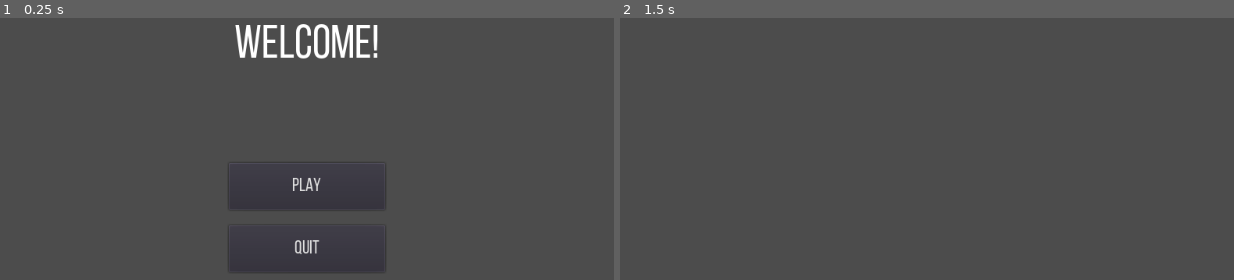
Above: before the commit, frames 1-2 (left to right).
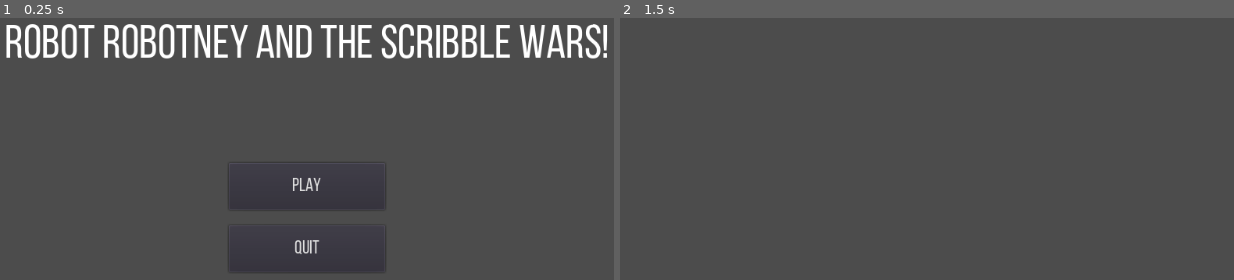
Above: after the commit, the same moments.

Repository: carter-null/02-Space-Shooter
Game: Godot game, scene res://Menu/Menu.tscn
Two runs of this game, one before a commit and one after it. Both use one fixed random seed, a clock stepped at 60 frames per second and the inputs below.
Inputs (mouse positions are in pixels of both pictures, inside the frame that each line leads up to):
- Up to frame 1 (0.25 s): no input
- Up to frame 2 (1.5 s): click "Play" at 0.5 s; tap Enter at 1.25 s; move the mouse to (1105, 138) at 1.27 s; hold D (right) from 1.28 s (still down); hold Space (shoot) from 1.28 s (still down)

The runs differ from the first frame. In frame 1, 6.4% of the frame differs, in the area x 0-99%, y 2-16%; in frame 2, nothing differs.

Commit message:
Add files via upload

Diff:
--- a/Menu/Menu.tscn
+++ b/Menu/Menu.tscn
@@ -23,9 +23,12 @@
 margin_right = 1024.0
 margin_bottom = 300.0
 custom_fonts/font = SubResource( 1 )
-text = "Welcome!"
+text = "Robot Robotney and The Scribble Wars!"
 align = 1
 valign = 1
+__meta__ = {
+"_edit_use_anchors_": false
+}
 
 [node name="Play" type="Button" parent="."]
 margin_left = 412.0
--- a/Player/Player.tscn
+++ b/Player/Player.tscn
@@ -16,6 +16,7 @@
 __meta__ = {
 "_edit_group_": true
 }
+speed = 1
 
 [node name="player" type="Sprite" parent="."]
 position = Vector2( 8, 0 )
Not shown, changed: LICENSE
Not shown, changed: README.md
